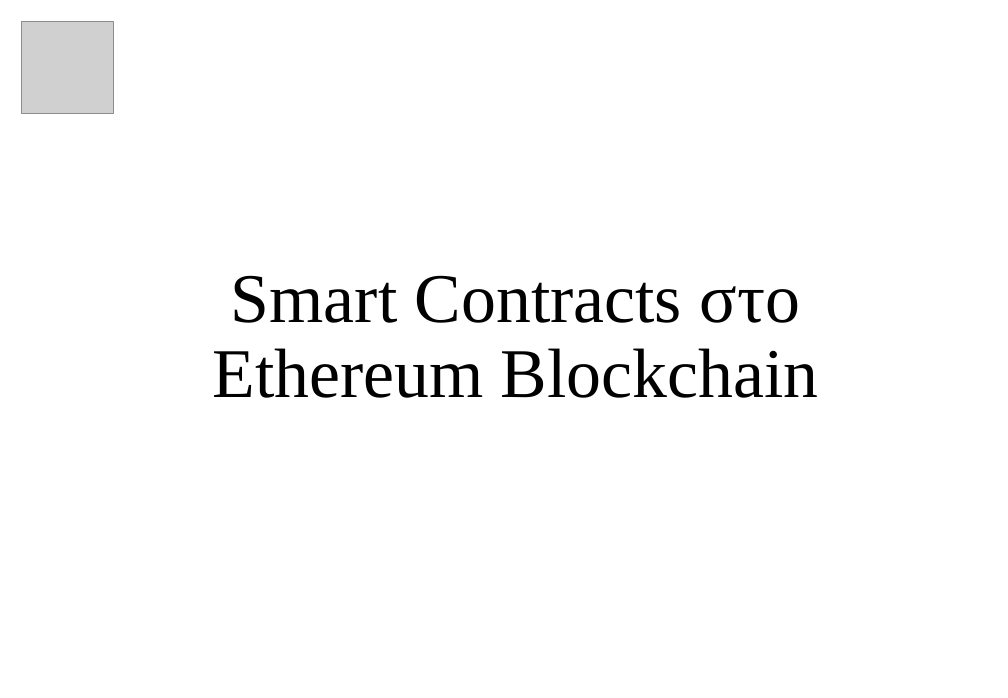
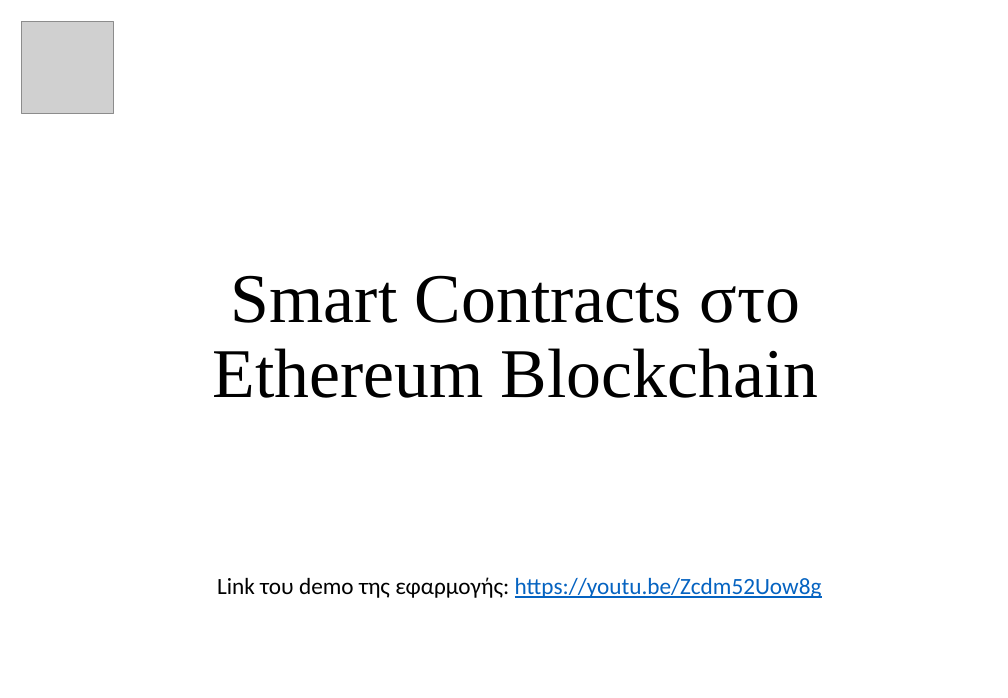
Before and after one commit to george500/diplwmatiki_ergasia, a slide deck: slide 1 of Presentation/Παρουσίαση Διπλωματικής Εργασίας.pptx. Drawn at 1008x698 pixels with LibreOffice and Linux fonts; fonts in the diff are those of the drawing; grey boxes stand for pictures. Boxes give left, top, right and bottom in pixels: in the first picture for what was removed or moved away, otherwise in the second. Text is boxed around its words. In the diff, an @@ line names an element or a change of style, - is before the commit and + after.

```diff
--- a/Presentation/Παρουσίαση Διπλωματικής Εργασίας.pptx
+++ b/Presentation/Παρουσίαση Διπλωματικής Εργασίας.pptx
@@ text added at (217,577,822,598), 18 pt, text #0563C1, underline @@
+Link του demo της εφαρμογής: https://youtu.be/Zcdm52Uow8g
```
Also in this commit, not shown: 1 other slide changed, 1 other file.
